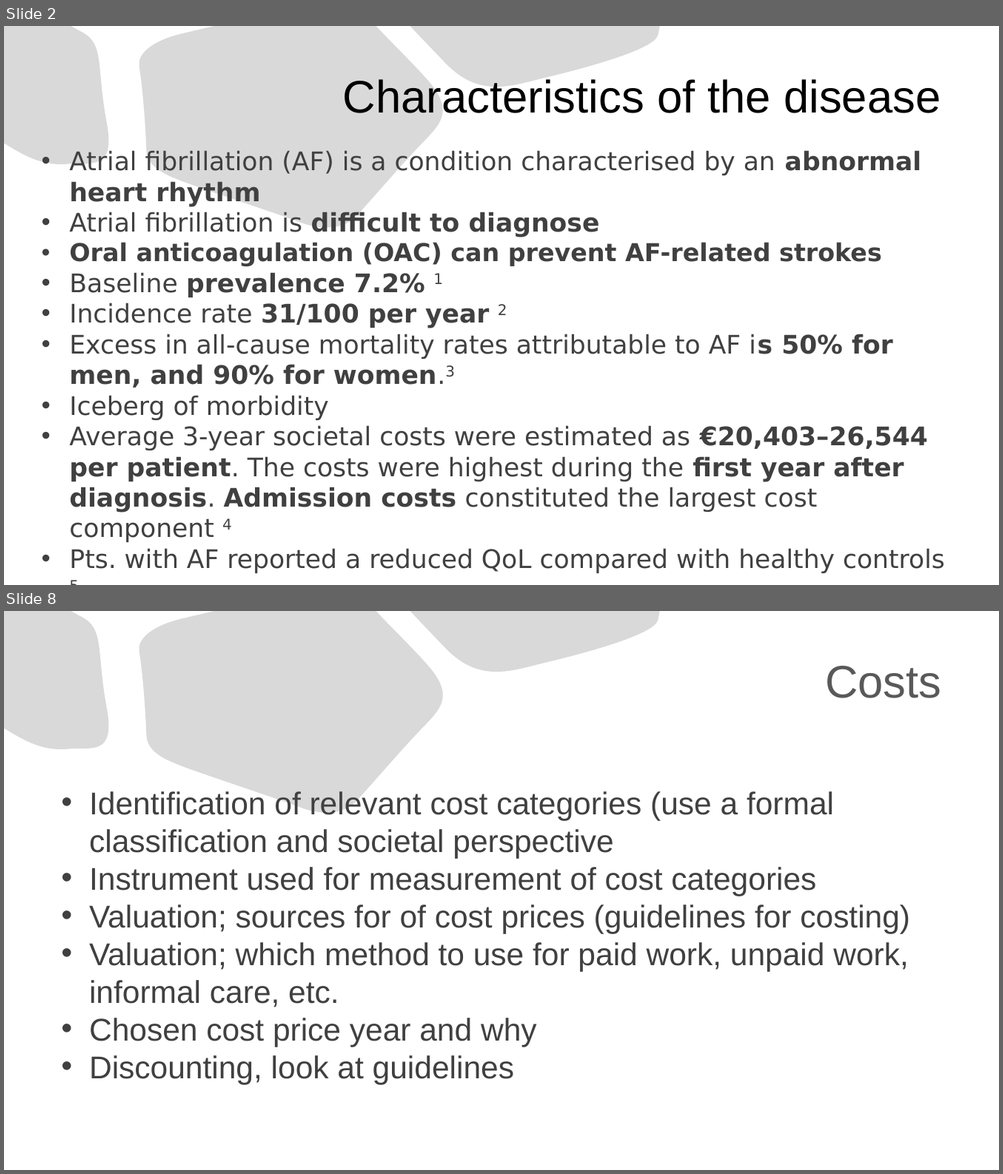
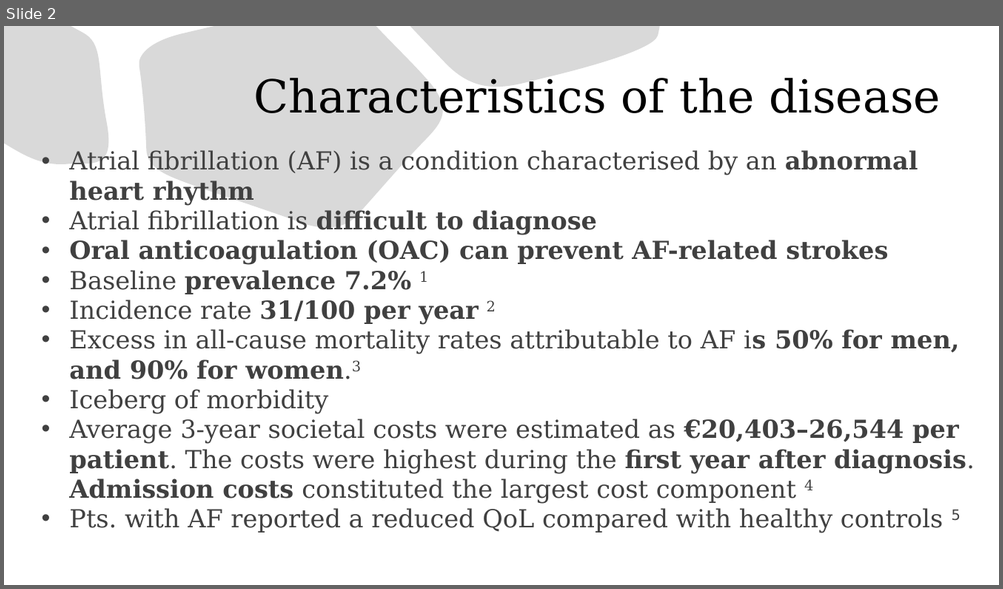
Before and after one commit to kostadinoff/SMU_seminar_in_economic-_evaluation_in_Healthcare, a slide deck: group_assigment/group_assigment.pptx. Shown one above the other, each under a label of ours: slides 2 and 8 before the commit, slide 2 after it; the slides between them are not shown. The pictures are 1003x1174 and 1003x589 pixels, drawn with LibreOffice and Linux fonts; fonts in the diff are those of the drawing. Boxes give left, top, right and bottom in pixels: in the first picture for what was removed or moved away, otherwise in the second. Text is boxed around its words. In the diff, an @@ line names an element or a change of style, - is before the commit and + after.

```diff
--- a/group_assigment/group_assigment.pptx
+++ b/group_assigment/group_assigment.pptx
@@ slide 8 removed at (4, 611, 999, 1170), background #FFFFFF; not listed: 3 template elements that a slide beside it also shows @@
@@ title removed at (825, 666, 941, 698) @@
-Costs
@@ text removed at (89, 792, 910, 1085) @@
-• Identification of relevant cost categories (use a formal classification and societal perspective
-• Instrument used for measurement of cost categories
-• Valuation; sources for of cost prices (guidelines for costing)
-• Valuation; which method to use for paid work, unpaid work, informal care, etc.
-• Chosen cost price year and why
-• Discounting, look at guidelines
@@ slide 2 changed as well @@
@@ title "Characteristics of the disease" at (254, 78, 940, 113): font Arial to DejaVu Serif @@
@@ text "Atrial fibrillation (AF) is a ..." at (69, 150, 974, 534): size 24.7 to 24 pt, font DejaVu Sans to DejaVu Serif; size 23.8 to 24 pt in "Oral anticoagulation (OAC) can prevent AF-related strokes" @@
```
Also in this commit, not shown: 5 other slides changed, 7 slides added, 6 other slides removed, 9 other files.
